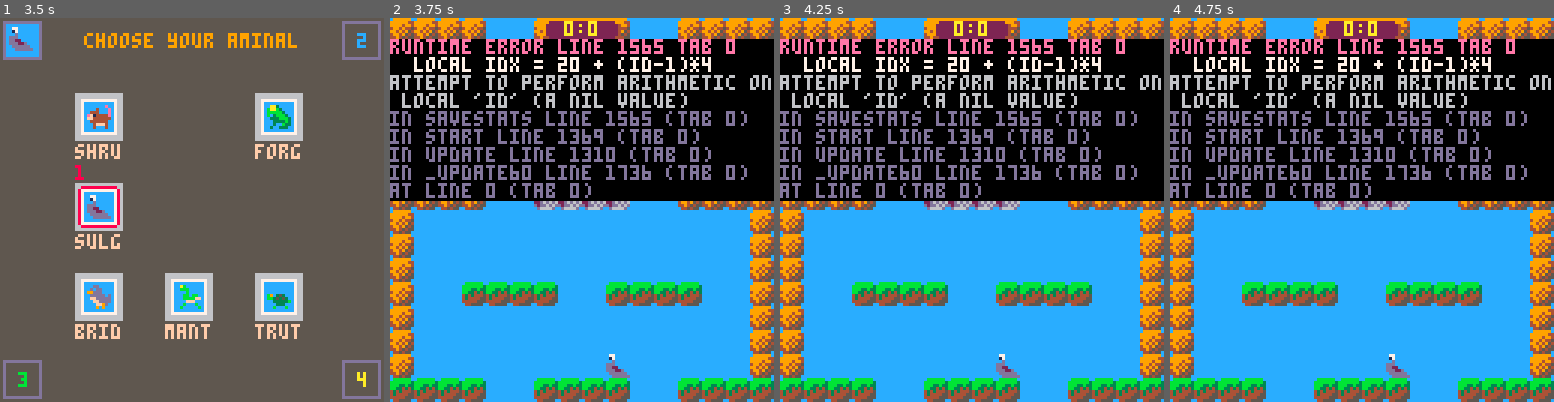
Above: before the commit, frames 1-4 (left to right).
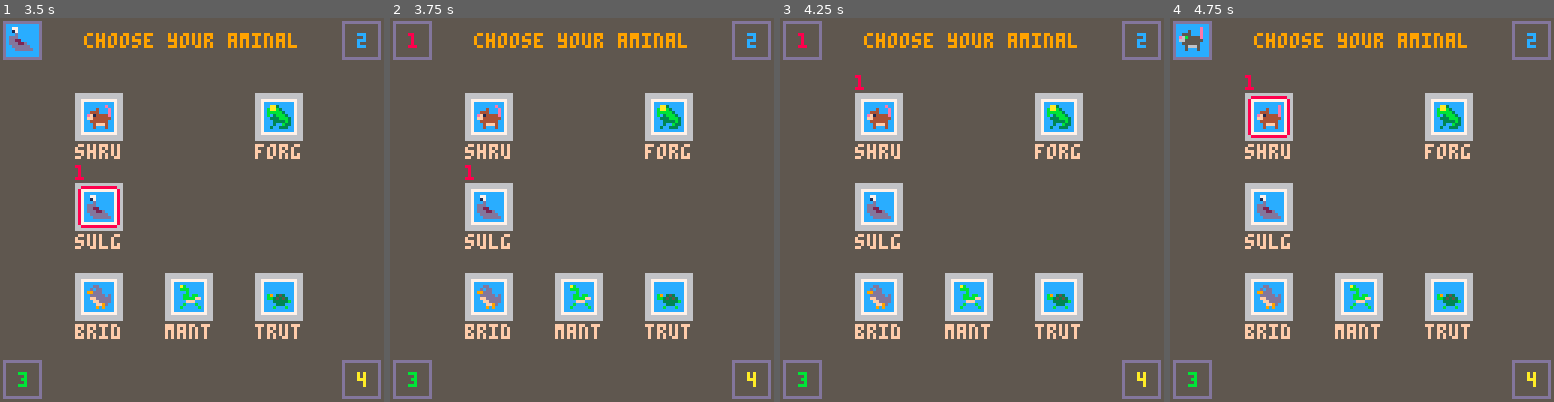
Above: after the commit, the same moments.

Repository: sealgair/aminals
Game: PICO-8 cartridge game.p8
Two runs of this game, one before a commit and one after it. Both use one fixed random seed, a clock stepped at 60 frames per second and the inputs below.
Inputs:
- Up to frame 1 (3.5 s): tap O (Z key) at 0.33, 1.07, 2.22 s; tap Down at 0.7 s; tap X (X key) at 1.43, 2.07, 2.82 s; hold Up 1.97-2.63 s; hold Right 2.68-3.02 s; hold Down from 3.07 s (still down)
- Up to frame 2 (3.75 s): tap X (X key) at 3.57 s; tap O (Z key) at 3.72 s; release Down at 3.73 s
- Up to frame 3 (4.25 s): hold Left 3.78-4.12 s; hold Up from 4.17 s (still down)
- Up to frame 4 (4.75 s): tap X (X key) at 4.32 s; release Up at 4.5 s; hold Left from 4.55 s (still down)

Frame 1 is identical in both runs. In frame 2, 96% of the frame differs, in the area x 0-100%, y 0-100%; in frame 3, 96%; in frame 4, 97%.
Error before the commit: runtime error line 1565 tab 0; local idx = 20 + (id-1)*4; attempt to perform arithmetic on local 'id' (a nil value)

Commit message:
slug can get points

Diff:
--- a/main.lua
+++ b/main.lua
@@ -426,8 +426,8 @@
   trut,
   waps,
   mant,
+  sulg,
   -- {name='spir'},
-  -- {name='sulg'},
   -- {name='fung'},
 }
 animal_names = tmap(aminals, function(a) return a.name end)
